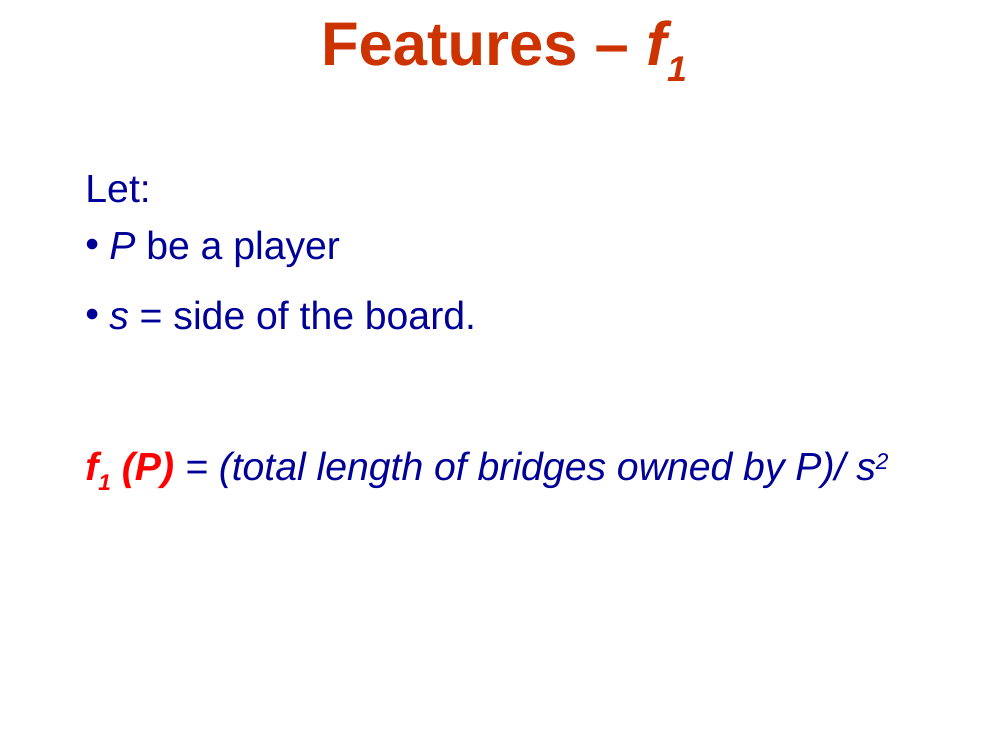
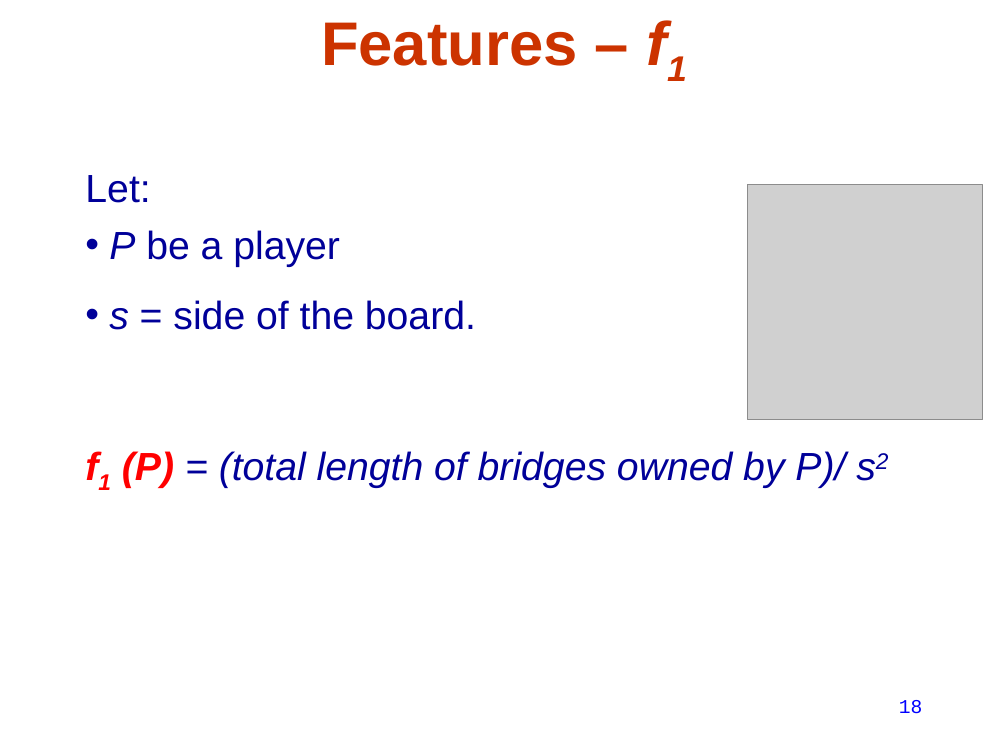
Before and after one commit to lasersox/twixt, a slide deck: slide 18 of docs/twixt_presentation.ppt (slide 19 before the commit). Drawn at 1008x756 pixels with LibreOffice and Linux fonts; fonts in the diff are those of the drawing; grey boxes stand for pictures. Boxes give left, top, right and bottom in pixels: in the first picture for what was removed or moved away, otherwise in the second. Text is boxed around its words. In the diff, an @@ line names an element or a change of style, - is before the commit and + after.

```diff
--- a/docs/twixt_presentation.ppt
+++ b/docs/twixt_presentation.ppt
@@ picture added at bbox=[748, 184, 983, 419] @@
@@ page number added at bbox=[899, 700, 923, 714], 14 pt, text #0000FF @@
+18
```
Also in this commit, not shown: 20 other slides changed, 12 slides added, 2 slides removed, 1 other file.
